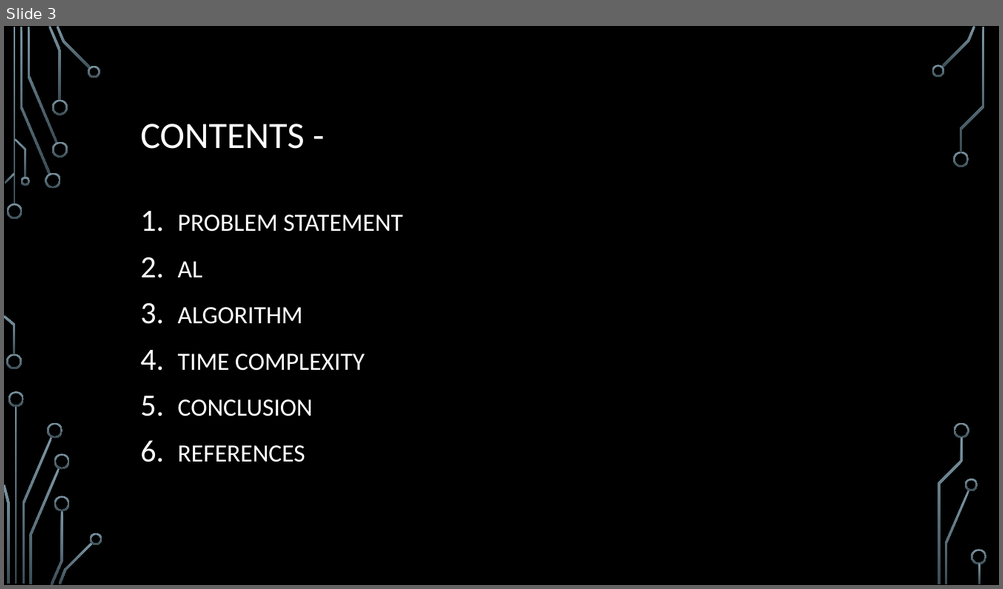
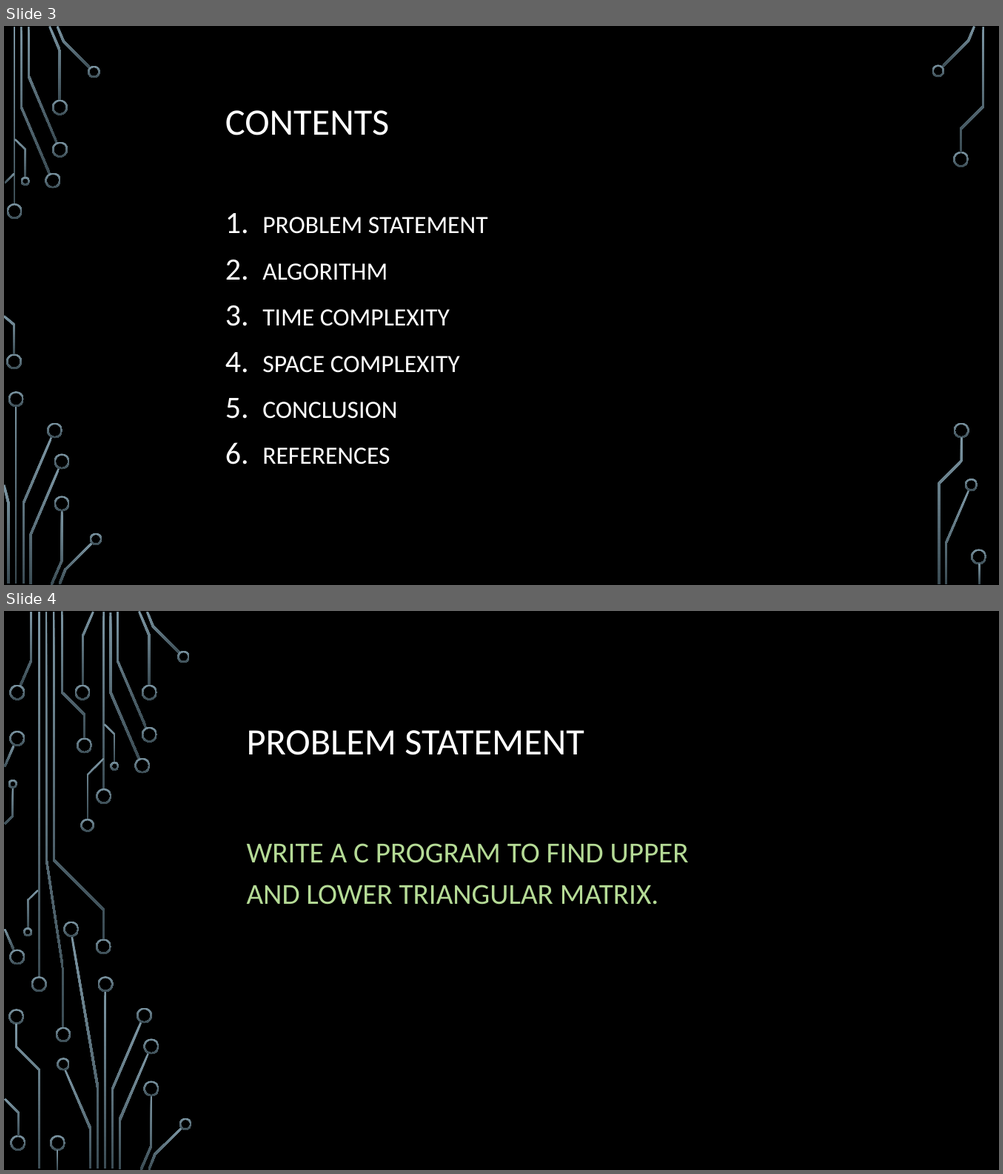
Before and after one commit to jaimoryani/task, a slide deck: Introduction to programming.pptx. Shown one above the other, each under a label of ours: slide 3 before the commit, slides 3 and 4 after it. The pictures are 1003x589 and 1003x1174 pixels, drawn with LibreOffice and Linux fonts; fonts in the diff are those of the drawing; background and template pictures are left out. Boxes give left, top, right and bottom in pixels: in the first picture for what was removed or moved away, otherwise in the second. Text is boxed around its words. In the diff, an @@ line names an element or a change of style, - is before the commit and + after.

```diff
--- a/Introduction to programming.pptx
+++ b/Introduction to programming.pptx
@@ slide 4 added at (4,611,999,1170), background picture (left out) @@
@@ title added at (247,730,584,755), 36 pt, text #FFFFFF @@
+PROBLEM STATEMENT
@@ subtitle added at (247,843,688,905), 28 pt, text #B5DB96 @@
+WRITE A C PROGRAM TO FIND UPPER AND LOWER TRIANGULAR MATRIX.
@@ group added at (4,611,192,1170): 50 freeform shapes, 4 rectangles @@
@@ slide 3 changed as well @@
@@ title at (225,110,389,136): text changed @@
-CONTENTS -
+CONTENTS
@@ text "PROBLEM STATEMENT": place and size @@
-text "PROBLEM STATEMENT" at (178,215,403,463)
+text "PROBLEM STATEMENT" at (262,217,488,465)
@@ text at (178,261,203,278): paragraph removed @@
-2. AL
@@ text at (262,356,460,373): paragraph added @@
+4. SPACE COMPLEXITY
```
Also in this commit, not shown: 1 other slide changed, 6 other slides added, 1 slide removed.
